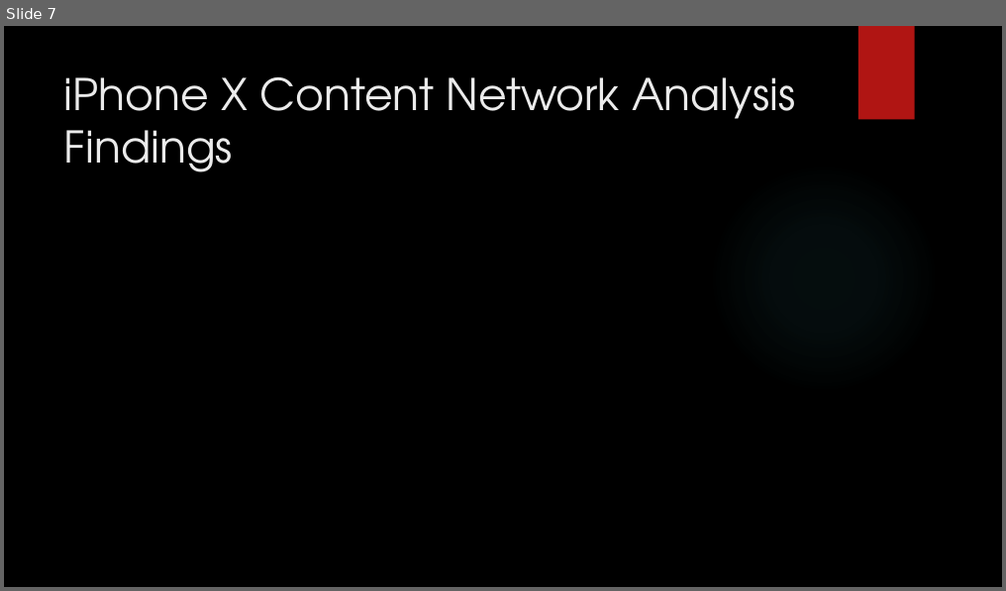
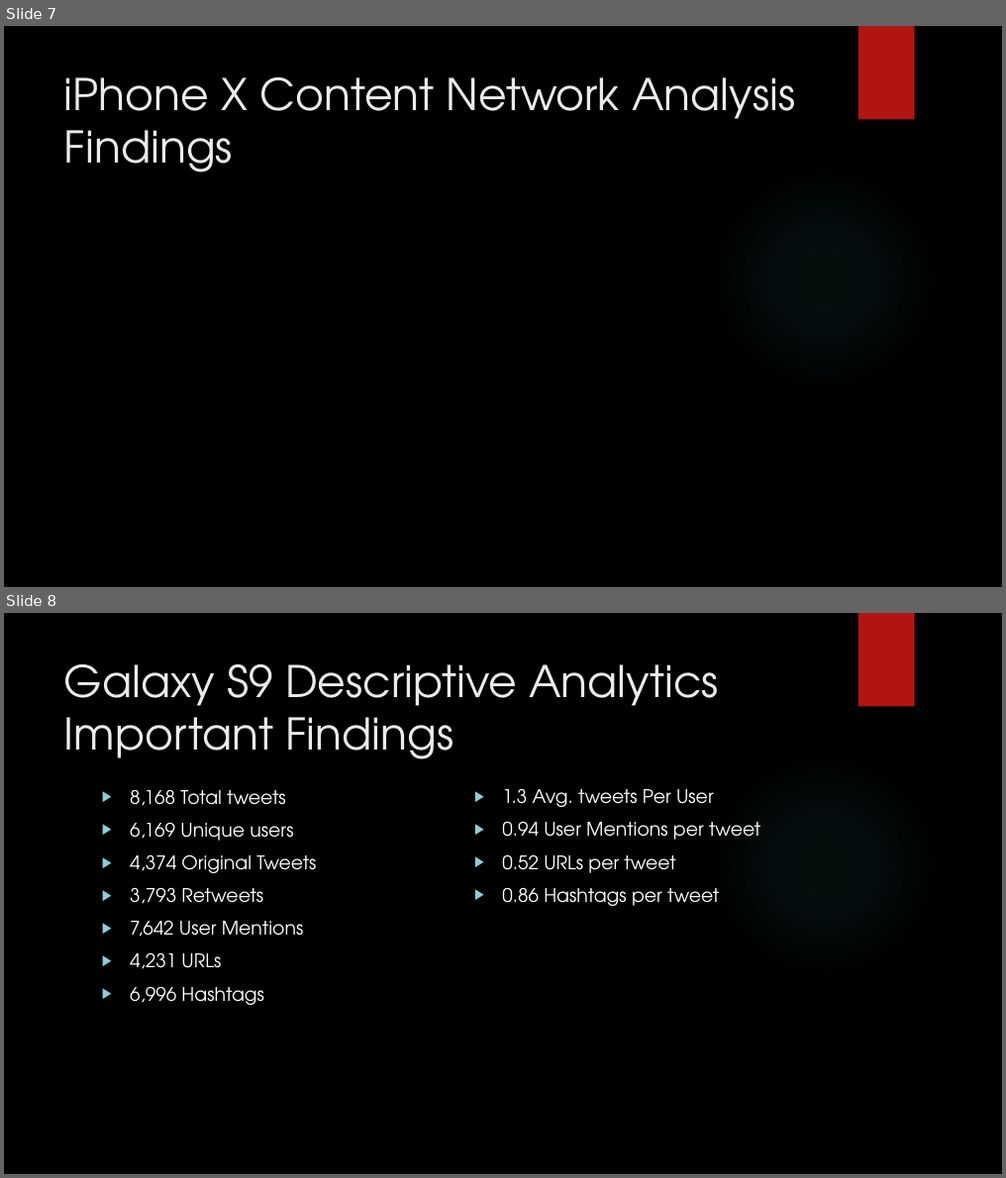
Before and after one commit to kevinbsc/FinalProject, a slide deck: FINAL_presentation_iphone_galaxy.pptx. Shown one above the other, each under a label of ours: slide 7 before the commit, slides 7 and 8 after it. The pictures are 1006x591 and 1006x1178 pixels, drawn with LibreOffice and Linux fonts; fonts in the diff are those of the drawing; background and template pictures are left out. Boxes give left, top, right and bottom in pixels: in the first picture for what was removed or moved away, otherwise in the second. Text is boxed around its words. In the diff, an @@ line names an element or a change of style, - is before the commit and + after.

Commit message:
Add files via upload
Updated with Galaxy S9

```diff
--- a/FINAL_presentation_iphone_galaxy.pptx
+++ b/FINAL_presentation_iphone_galaxy.pptx
@@ slide 8 added at box(4, 613, 1002, 1174), background picture (left out); not listed: 2 template elements that a slide beside it also shows @@
@@ title added at box(64, 664, 719, 760), 42 pt, text #EBEBEB @@
+Galaxy S9 Descriptive Analytics Important Findings
@@ text added at box(130, 790, 316, 1005), 18 pt, text #FFFFFF @@
+▶ 8,168 Total tweets
+▶ 6,169 Unique users
+▶ 4,374 Original Tweets
+▶ 3,793 Retweets
+▶ 7,642 User Mentions
+▶ 4,231 URLs
+▶ 6,996 Hashtags
@@ text added at box(502, 789, 760, 906), 18 pt, text #FFFFFF @@
+▶ 1.3 Avg. tweets Per User
+▶ 0.94 User Mentions per tweet
+▶ 0.52 URLs per tweet
+▶ 0.86 Hashtags per tweet
```
Also in this commit, not shown: 5 other slides added.
